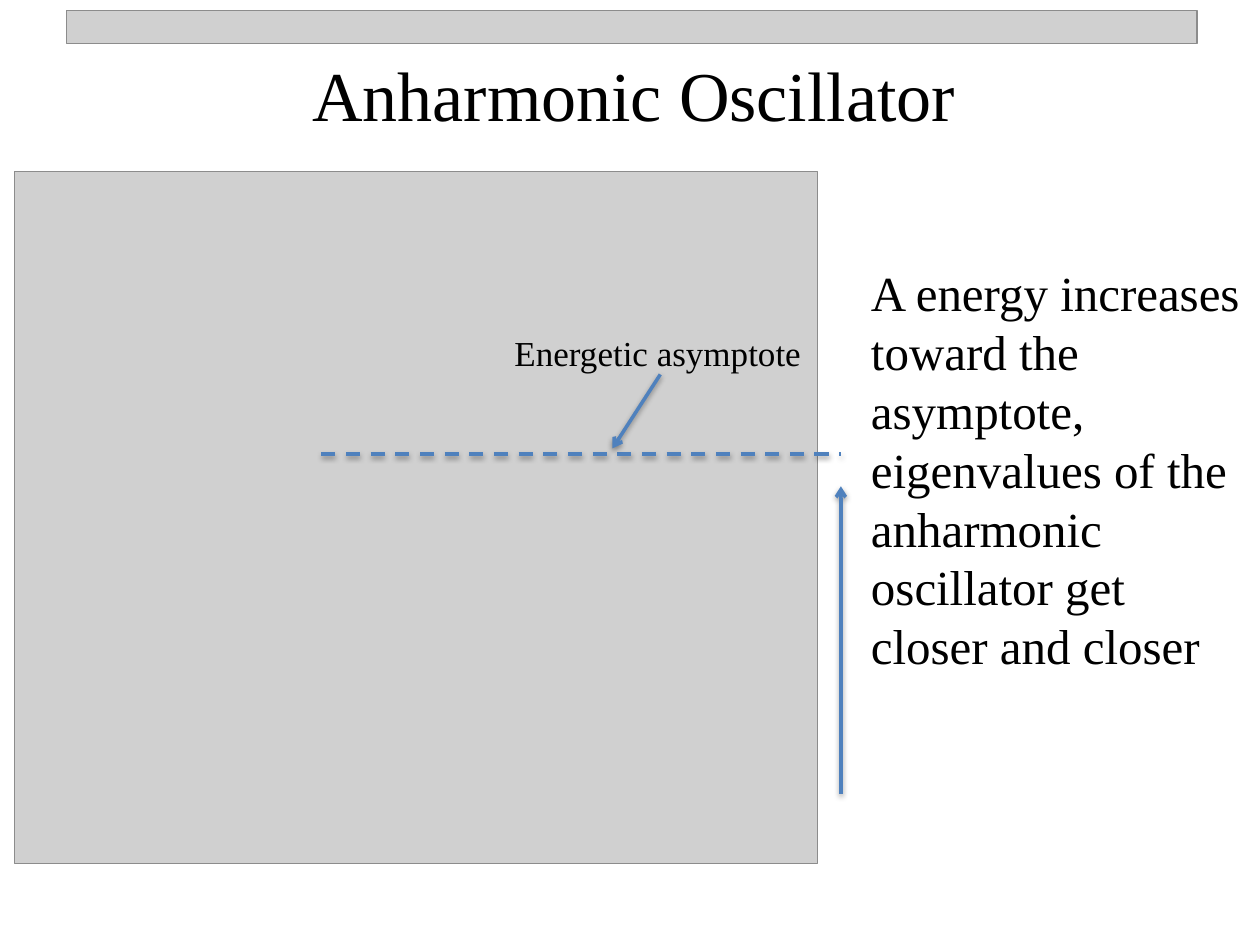
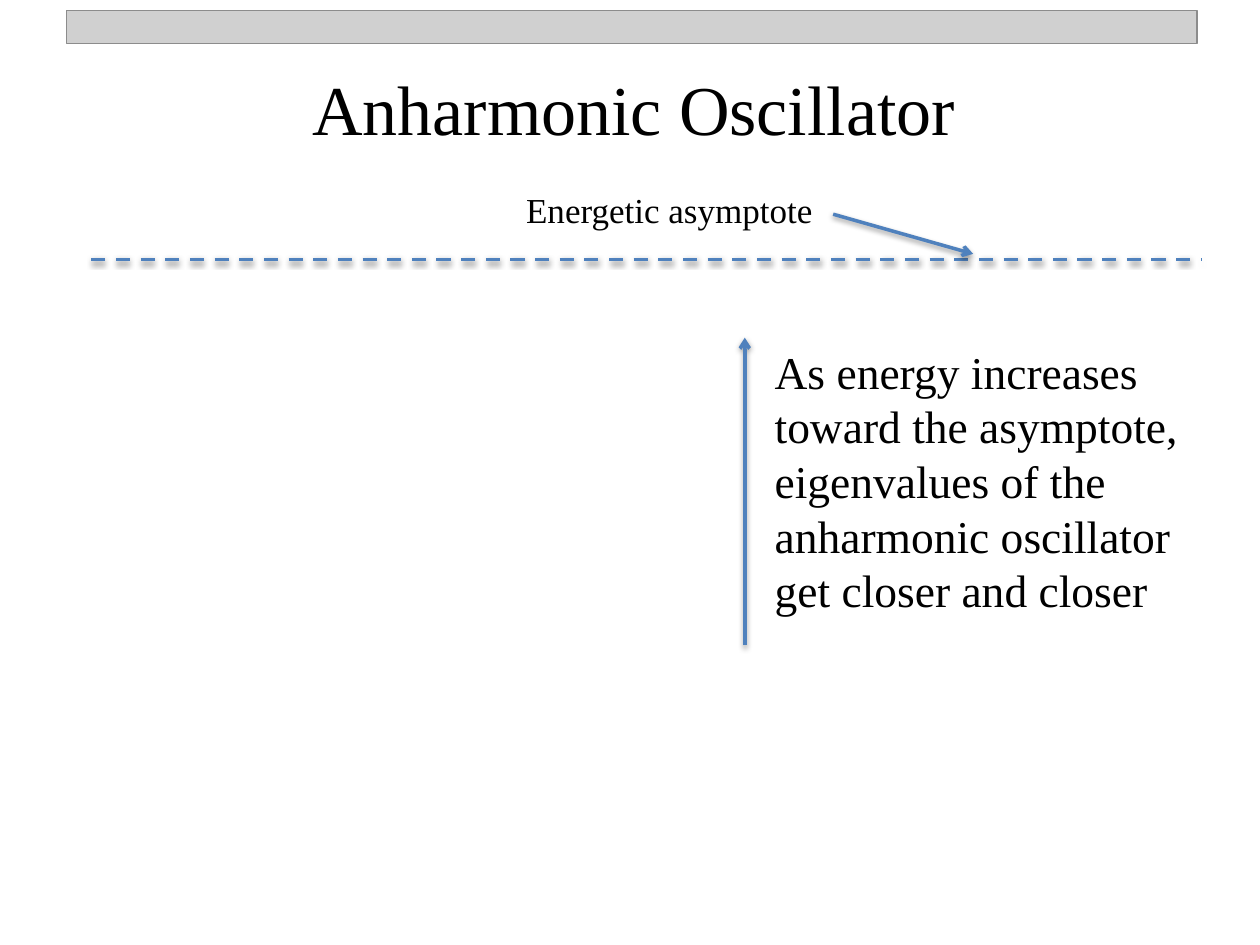
Before and after one commit to npetraco/CHE302, a slide deck: slide 30 of Notes/7_quantum_oscillators.pptx (slide 24 before the commit). Drawn at 1260x945 pixels with LibreOffice and Linux fonts; fonts in the diff are those of the drawing; grey boxes stand for pictures; background and template pictures are left out. Boxes give left, top, right and bottom in pixels: in the first picture for what was removed or moved away, otherwise in the second. Text is boxed around its words. In the diff, an @@ line names an element or a change of style, - is before the commit and + after.

Commit message:
update

```diff
--- a/Notes/7_quantum_oscillators.pptx
+++ b/Notes/7_quantum_oscillators.pptx
@@ text "Anharmonic Oscillator": place and size @@
-text "Anharmonic Oscillator" at (312,72,955,122)
+text "Anharmonic Oscillator" at (312,86,955,136)
@@ picture removed at (14,171,816,863) @@
@@ text "Energetic asymptote": place and size @@
-text "Energetic asymptote" at (514,343,801,373)
+text "Energetic asymptote" at (526,200,812,230)
@@ arrow added from (833, 214) to (973, 255), #4F81BD 2 pt @@
@@ line added from (91, 260) to (1202, 260), #4F81BD 2 pt dashed @@
@@ arrow moved from (840, 794) - (840, 486) to (745, 645) - (745, 338) @@
@@ text at (775,359,1177,616): text changed; size 28 to 26 pt @@
-A energy increases toward the asymptote, eigenvalues of the anharmonic oscillator get closer and closer
+  As energy increases toward the asymptote, eigenvalues of the anharmonic oscillator get closer and closer
@@ arrow removed from (660, 374) to (612, 449) @@
@@ line removed from (321, 454) to (840, 454) @@
```
Also in this commit, not shown: 1 other slide changed, 7 slides added.
